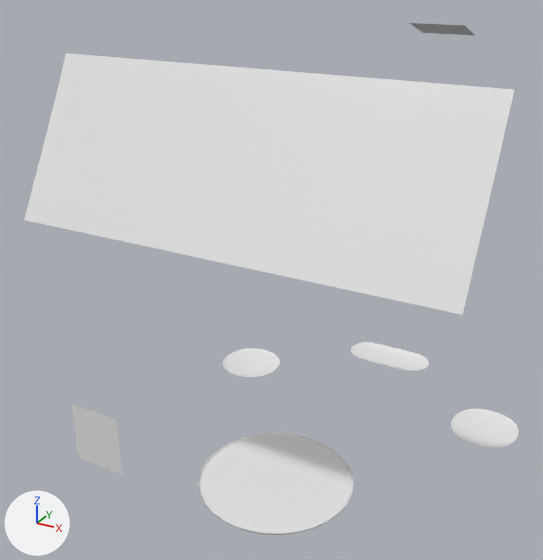
The OBJ model PadForge.App/3DModels/XboxSeries/Carbon/Decal.obj, before and after one commit.
Camera for both pictures: a 50 mm camera at (20.8, -76.3, 8.1) aimed at (-4.7, -29.9, -15.1). The axes (+X, +Y, +Z) are drawn at lower left. The lights are the same throughout. The first picture is the older version. Where no turn or scale is listed for an object, it has been applied to the vertices.

Names of what the first picture shows: 'Decal.002'.
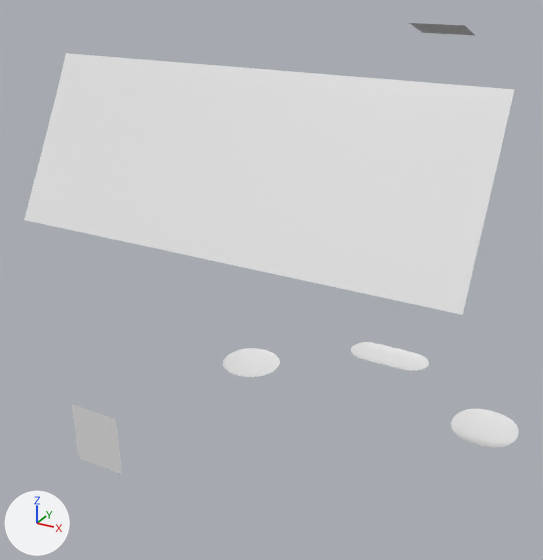
Where the change shows, as pixel boxes [x1, y1, x2, y2] in the pictures (543 x 560 px):
'Decal.002', reshaped (12% shorter): before [24, 23, 519, 535]; after [24, 23, 519, 475]
part 1 of me_decal_002, deleted: before [198, 433, 354, 535]

The change, as a diff of the scene's bpy script:
```diff
--- a/PadForge.App/3DModels/XboxSeries/Carbon/Decal.obj.py
+++ b/PadForge.App/3DModels/XboxSeries/Carbon/Decal.obj.py
@@ me_decal_002 @@
 # used by ob_decal_002; location = (0.0, 0.0, 0.0)
-me_decal_002.from_pydata(...)  # 958 vertices, 872 faces; spans x -13.9..13.8, y -48.2..-4.4, z -28.3..2.3
+me_decal_002.from_pydata(...)  # 653 vertices, 584 faces; spans x -13.9..13.8, y -48.2..-4.4, z -28.3..2.3
+# me_decal_002 part 1: the loose piece of 305 vertices spanning x -5.6..5.6, y -43.4..-32.2, z -26.8..-26.6 is deleted
```
